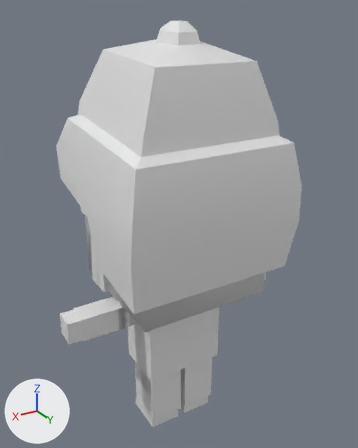
The Blender file Blender/chibi-block-man.blend as it was, and as the next commit left it.
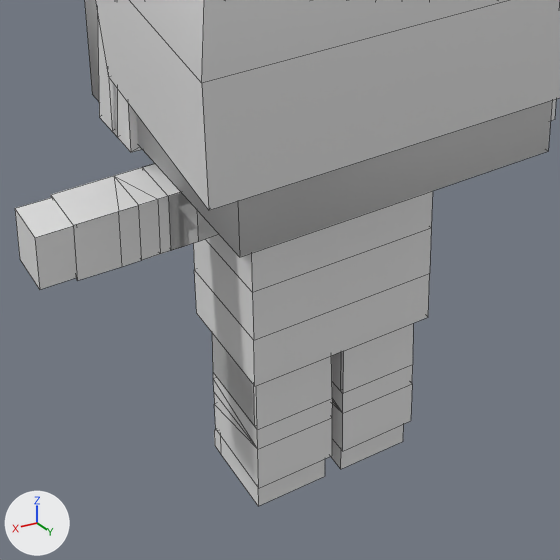
Each version is shown whole from a camera (50 mm lens) standing at (0.801, 1.379, 1.507) and looking at (-0.035, -0.013, 0.81), then close up on the part from 15% to 75% of the width and 52% to 100% of the height. The lights are fixed; the arrows at lower left show +X, +Y and +Z. The close-ups show mesh edges as thin lines.

Script lines for the objects in view, before the commit:
```python
me_personarms = bpy.data.meshes.new('PersonArms')
me_personarms.from_pydata(...)  # 48 vertices, 48 faces; spans x -0.417..0.417, y -0.038..0.038, z 0.495..0.574
me_personarms.polygons.foreach_set('use_smooth', [True] * 48)
me_personarms.materials.append(mat_material)  # white #e7e7e7
me_skirtlong = bpy.data.meshes.new('SkirtLong')
me_skirtlong.from_pydata(...)  # 40 vertices, 37 faces; spans x -0.157..0.157, y -0.079..0.077, z 0.057..0.257
me_skirtlong.polygons.foreach_set('use_smooth', [True] * 37)
me_skirtlong.materials.append(mat_material)  # white #e7e7e7
me_skirtshort = bpy.data.meshes.new('SkirtShort')
me_skirtshort.from_pydata(...)  # 16 vertices, 11 faces; spans x -0.158..0.158, y -0.079..0.077, z 0.157..0.257
me_skirtshort.polygons.foreach_set('use_smooth', [True] * 11)
me_skirtshort.materials.append(mat_material)  # white #e7e7e7
ob_personarms = bpy.data.objects.new('PersonArms', me_personarms)
ob_personarms.location = (0.0, 0.0, 0.0)
ob_skirtlong = bpy.data.objects.new('SkirtLong', me_skirtlong)
ob_skirtlong.location = (0.0, 0.0, 0.0)
ob_skirtlong.hide_set(True)
ob_skirtshort = bpy.data.objects.new('SkirtShort', me_skirtshort)
ob_skirtshort.location = (0.0, 0.0, 0.0)
ob_skirtshort.hide_set(True)
# also in view: 'ArmyHat' at (0.0, 0.0, 0.907); 'PersonTorso' at (0.0, 0.0, 0.423); 'PersonLegs' at (0.0, -0.012, 0.13); 'PersonHead' at (0.0, 0.0, 0.83); 'PoliceHat' at (0.0, -0.008, 1.034)
```
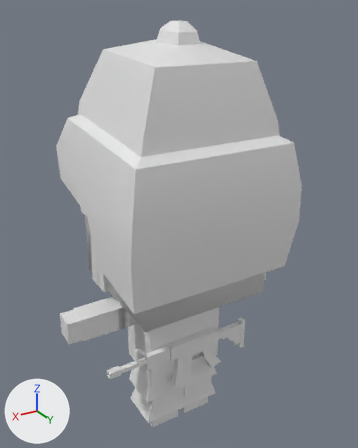
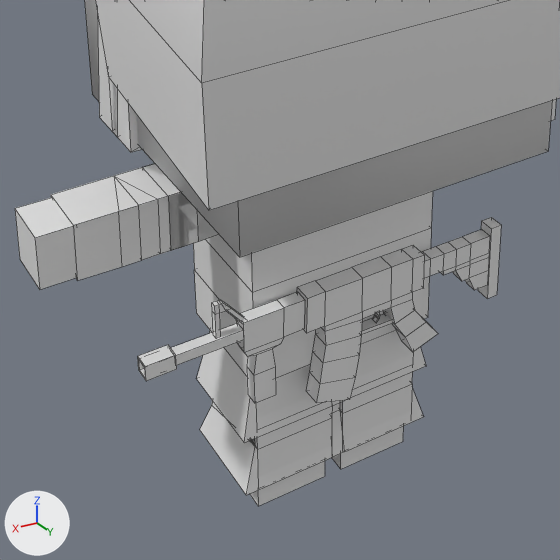
Edits to the bpy script that builds the scene:
```text
Add me_rifle:
    me_rifle.from_pydata(...)  # 214 vertices, 196 faces; spans x -0.215..0.356, y 0.0..0.029, z -0.147..0.091
    me_rifle.polygons.foreach_set('use_smooth', [True] * 196)
Change ob_skirtshort:
    remove ob_skirtshort.hide_set(True)
Change ob_skirtlong:
    remove ob_skirtlong.hide_set(True)
Add ob_rifle:
    ob_rifle = bpy.data.objects.new('Rifle', me_rifle)
    ob_rifle.location = (-0.04, 0.093, 0.348)
```

Pixel boxes (x1, y1, x2, y2) of what changed, in the close-ups (560 x 560 px):
'Rifle', added
    after: (138, 217, 501, 403)
'SkirtShort', shown
    after: (197, 331, 426, 442)
'SkirtLong', shown
    after: (200, 389, 423, 495)
